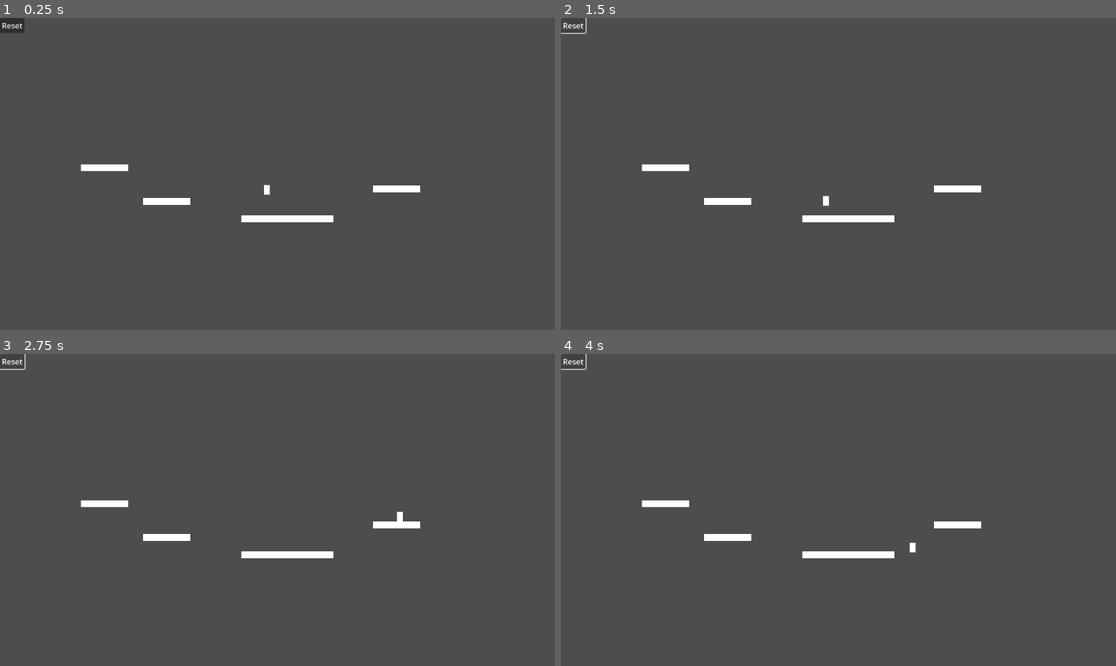
Above: before the commit, frames 1-4 (two rows, left to right).
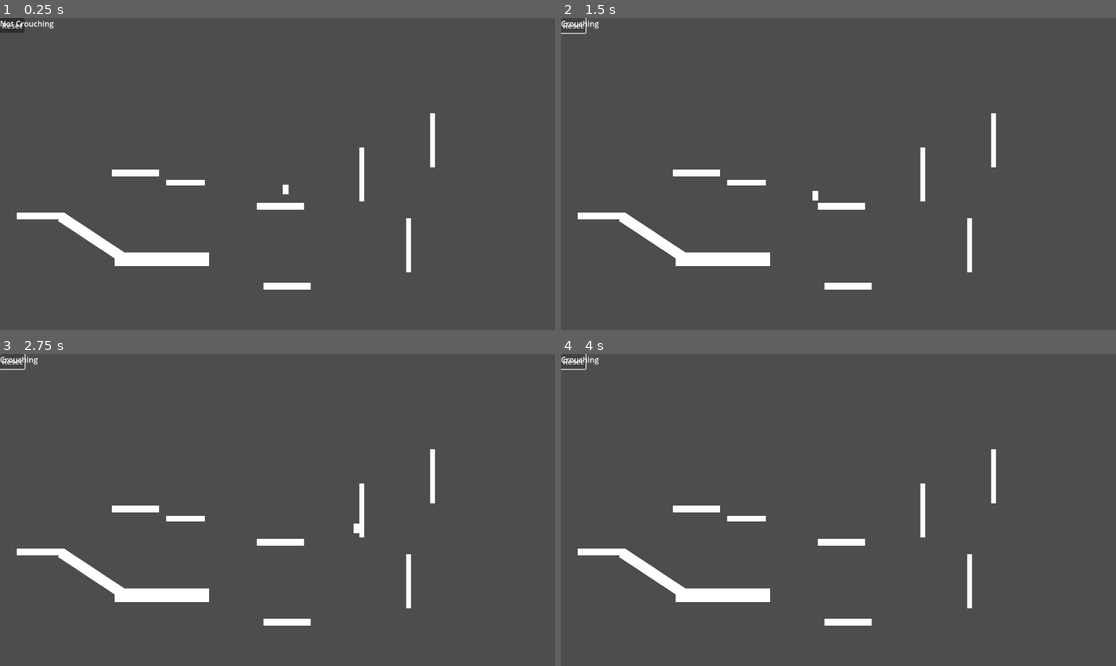
Above: after the commit, the same moments.

Repository: LiamQuinlan-Carleton/COMP1501FINAL
Game: Godot game, scene res://Main.tscn
Two runs of this game, one before a commit and one after it. Both use one fixed random seed, a clock stepped at 60 frames per second and the inputs below.
Inputs:
- Up to frame 1 (0.25 s): no input
- Up to frame 2 (1.5 s): hold D (Right) 0.53-1.25 s; hold C (Crouch, bound only after the commit) 0.53-1.25 s; tap Space (Jump) at 0.77, 0.8, 1.07 s; click "Reset" at 1.25 s
- Up to frame 3 (2.75 s): hold D (Right) from 2.03 s (still down); tap C (Crouch, bound only after the commit) at 2.1 s
- Up to frame 4 (4 s): release D (Right) at 2.78 s; hold A (Left) 2.78-3.53 s; hold C (Crouch, bound only after the commit) 2.78-3.53 s; hold D (Right) from 3.53 s (still down); tap C (Crouch, bound only after the commit) at 3.6 s

The runs differ from the first frame. In frame 1, 3.7% of the frame differs, in the area x 0-79%, y 0-88%; in frame 2, 3.6%; in frame 3, 3.6%; in frame 4, 3.6%.

Commit message:
Sliding and Wall Jump
Tried implementing wall jumps and slides

Diff:
--- a/Main.tscn
+++ b/Main.tscn
@@ -1,32 +1,79 @@
-[gd_scene load_steps=3 format=3 uid="uid://bifwj2f8wga8b"]
+[gd_scene load_steps=7 format=3 uid="uid://bifwj2f8wga8b"]
 
+[ext_resource type="Script" path="res://main.gd" id="1_6dd6w"]
 [ext_resource type="PackedScene" uid="uid://bnlswq05iqbuc" path="res://Player.tscn" id="1_xc4sc"]
 [ext_resource type="PackedScene" uid="uid://cj2ntaihy7cuq" path="res://Platform.tscn" id="2_ljglp"]
+[ext_resource type="PackedScene" uid="uid://nx2dfj8qlnhb" path="res://wall.tscn" id="3_j1ud2"]
+
+[sub_resource type="InputEventAction" id="InputEventAction_pl6gq"]
+action = &"interact"
+
+[sub_resource type="Shortcut" id="Shortcut_njfcv"]
+events = [SubResource("InputEventAction_pl6gq")]
 
 [node name="Main" type="Node"]
+script = ExtResource("1_6dd6w")
 
 [node name="Platform5" parent="." instance=ExtResource("2_ljglp")]
-position = Vector2(550, 417)
+position = Vector2(582, 391)
 
-[node name="Player" parent="." instance=ExtResource("1_xc4sc")]
-position = Vector2(554, 337)
+[node name="Player" parent="." node_paths=PackedStringArray("wall_jump_timer") instance=ExtResource("1_xc4sc")]
+position = Vector2(593, 336)
+jump_buffer = 0.5
+wall_jump_timer = NodePath("../wall_jump_timer")
+speed = 400.0
+wind_resistance = 2500.0
 
 [node name="Platform" parent="." instance=ExtResource("2_ljglp")]
-position = Vector2(346, 381)
+position = Vector2(385, 342)
+scale = Vector2(0.81, 0.81)
 
 [node name="Platform2" parent="." instance=ExtResource("2_ljglp")]
-position = Vector2(643, 417)
+position = Vector2(336, 501)
+scale = Vector2(2, 2)
 
 [node name="Button" type="Button" parent="."]
 offset_right = 8.0
 offset_bottom = 8.0
 action_mode = 0
+shortcut = SubResource("Shortcut_njfcv")
 text = "Reset"
 
 [node name="Platform4" parent="." instance=ExtResource("2_ljglp")]
-position = Vector2(217, 311)
+position = Vector2(281, 322)
 
 [node name="Platform3" parent="." instance=ExtResource("2_ljglp")]
-position = Vector2(823, 355)
+position = Vector2(596, 557)
 
+[node name="Crouching" type="Label" parent="."]
+offset_right = 40.0
+offset_bottom = 23.0
+text = "Not Crouching
+"
+
+[node name="Wall" parent="." instance=ExtResource("3_j1ud2")]
+position = Vector2(848, 472)
+scale = Vector2(0.86, 0.86)
+
+[node name="Platform6" parent="." instance=ExtResource("2_ljglp")]
+position = Vector2(84, 411)
+
+[node name="Platform7" parent="." instance=ExtResource("2_ljglp")]
+position = Vector2(189, 454)
+rotation = 0.584685
+scale = Vector2(1.54, 1.54)
+
+[node name="Wall2" parent="." instance=ExtResource("3_j1ud2")]
+position = Vector2(751, 325)
+scale = Vector2(0.86, 0.86)
+
+[node name="Wall3" parent="." instance=ExtResource("3_j1ud2")]
+position = Vector2(898, 254)
+scale = Vector2(0.86, 0.86)
+
+[node name="wall_jump_timer" type="Timer" parent="."]
+wait_time = 0.5
+
+[connection signal="is_crouching" from="Player" to="." method="_on_player_is_crouching"]
 [connection signal="pressed" from="Button" to="Player" method="_on_button_pressed"]
+[connection signal="timeout" from="wall_jump_timer" to="Player" method="_on_wall_jump_timer_timeout"]
--- a/Player.tscn
+++ b/Player.tscn
@@ -15,7 +15,7 @@
 jump_buffer = 1.0
 jump_timer = NodePath("JumpLength")
 jump_buffer_timer = NodePath("JumpBuffer")
-speed = 400.0
+speed = 200.0
 gravity = 10.0
 friction = 5000.0
 metadata/_edit_group_ = true
--- /dev/null
+++ b/main.gd
@@ -0,0 +1,15 @@
+extends Node
+
+
+# Called when the node enters the scene tree for the first time.
+func _ready() -> void:
+	pass # Replace with function body.
+
+
+# Called every frame. 'delta' is the elapsed time since the previous frame.
+func _process(delta: float) -> void:
+	pass
+
+
+func _on_player_is_crouching() -> void:
+	$Crouching.text = "Crouching"
--- a/player.gd
+++ b/player.gd
@@ -10,7 +10,7 @@
 
 @export var jump_timer : Timer
 @export var jump_buffer_timer : Timer
-
+@export var wall_jump_timer: Timer
 @export var speed : float
 
 var direction : int = 1
@@ -18,19 +18,30 @@
 @export var gravity : float
 
 @export var friction : float
+@export var wind_resistance : float
 
+signal is_crouching
 func _process(delta: float) -> void:
-
+	#$Speed.text = str(speed)
 	velocity.y += gravity
 
 	if Input.is_action_just_pressed("Jump"):
 		can_jump = true
 		jump_buffer_timer.start(jump_buffer)
-
+	# Normal Jumping
 	if (Input.is_action_just_pressed("Jump") or can_jump) and is_on_floor():
 		is_jumping = true
 		can_jump = false
 		jump_timer.start(jump_length)
+	# Wall Jumping
+	if (Input.is_action_just_pressed("Jump") or can_jump) and is_on_wall():
+		is_jumping = true
+		can_jump = false
+		jump_timer.start(jump_length)
+		direction = -1*direction
+		wall_jump_timer.start()
+		speed = 200
+
 	if Input.is_action_just_released("Jump"):
 		is_jumping = false
 		if velocity.y < 0:
@@ -46,18 +57,23 @@
 	if Input.is_action_pressed("Right") or Input.is_action_pressed("Left"):
 		velocity.x = speed * direction
 	elif velocity.x < -friction * delta or velocity.x > friction * delta:
-		if is_on_floor:
+		if is_on_floor():
 			velocity.x -= direction * friction * delta
 		else:
-			velocity.x -= direction * delta
+			velocity.x -= direction * delta * wind_resistance
 	else:
 		velocity.x = 0
-
+	if Input.is_action_pressed("Crouch") and is_on_floor():
+		emit_signal("is_crouching")
+		speed = 550
+	if Input.is_action_just_released("Crouch"):
+		speed = 400
 	move_and_slide()
 
 
 func _on_jump_length_timeout() -> void:
 	is_jumping = false
+	speed = 400
 
 func _on_jump_buffer_timeout() -> void:
 	can_jump = false
@@ -65,3 +81,7 @@
 
 func _on_button_pressed() -> void:
 	global_position = Vector2(550,330)
+
+
+#func _on_wall_jump_timer_timeout() -> void:
+	#direction = -1*direction
--- a/project.godot
+++ b/project.godot
@@ -21,17 +21,31 @@
 "deadzone": 0.5,
 "events": [Object(InputEventKey,"resource_local_to_scene":false,"resource_name":"","device":0,"window_id":0,"alt_presse …(189 unchanged characters)…
 , Object(InputEventKey,"resource_local_to_scene":false,"resource_name":"","device":-1,"window_id":0,"alt_pressed":false …(186 unchanged characters)…
+, Object(InputEventJoypadMotion,"resource_local_to_scene":false,"resource_name":"","device":-1,"axis":0,"axis_value":1.0,"script":null)
 ]
 }
 Left={
 "deadzone": 0.5,
 "events": [Object(InputEventKey,"resource_local_to_scene":false,"resource_name":"","device":-1,"window_id":0,"alt_press …(191 unchanged characters)…
 , Object(InputEventKey,"resource_local_to_scene":false,"resource_name":"","device":-1,"window_id":0,"alt_pressed":false …(186 unchanged characters)…
+, Object(InputEventJoypadMotion,"resource_local_to_scene":false,"resource_name":"","device":-1,"axis":0,"axis_value":-1.0,"script":null)
 ]
 }
 Jump={
 "deadzone": 0.5,
 "events": [Object(InputEventKey,"resource_local_to_scene":false,"resource_name":"","device":-1,"window_id":0,"alt_press …(191 unchanged characters)…
 , Object(InputEventKey,"resource_local_to_scene":false,"resource_name":"","device":-1,"window_id":0,"alt_pressed":false …(183 unchanged characters)…
+, Object(InputEventJoypadButton,"resource_local_to_scene":false,"resource_name":"","device":-1,"button_index":0,"pressure":0.0,"pressed":true,"script":null)
 ]
 }
+Crouch={
+"deadzone": 0.5,
+"events": [Object(InputEventKey,"resource_local_to_scene":false,"resource_name":"","device":-1,"window_id":0,"alt_pressed":false,"shift_pressed":false,"ctrl_pressed":false,"meta_pressed":false,"pressed":false,"keycode":0,"physical_keycode":67,"key_label":0,"unicode":99,"location":0,"echo":false,"script":null)
+, Object(InputEventJoypadButton,"resource_local_to_scene":false,"resource_name":"","device":-1,"button_index":2,"pressure":0.0,"pressed":true,"script":null)
+]
+}
+interact={
+"deadzone": 0.5,
+"events": [Object(InputEventJoypadButton,"resource_local_to_scene":false,"resource_name":"","device":-1,"button_index":3,"pressure":0.0,"pressed":true,"script":null)
+]
+}
--- /dev/null
+++ b/wall.tscn
@@ -0,0 +1,17 @@
+[gd_scene load_steps=3 format=3 uid="uid://nx2dfj8qlnhb"]
+
+[sub_resource type="RectangleShape2D" id="RectangleShape2D_2oogl"]
+size = Vector2(12, 131)
+
+[sub_resource type="QuadMesh" id="QuadMesh_gkoaq"]
+
+[node name="Wall" type="StaticBody2D"]
+
+[node name="CollisionShape2D" type="CollisionShape2D" parent="."]
+position = Vector2(0, 0.5)
+shape = SubResource("RectangleShape2D_2oogl")
+
+[node name="MeshInstance2D" type="MeshInstance2D" parent="."]
+position = Vector2(0.125, 0.124999)
+scale = Vector2(12.264, 130)
+mesh = SubResource("QuadMesh_gkoaq")
